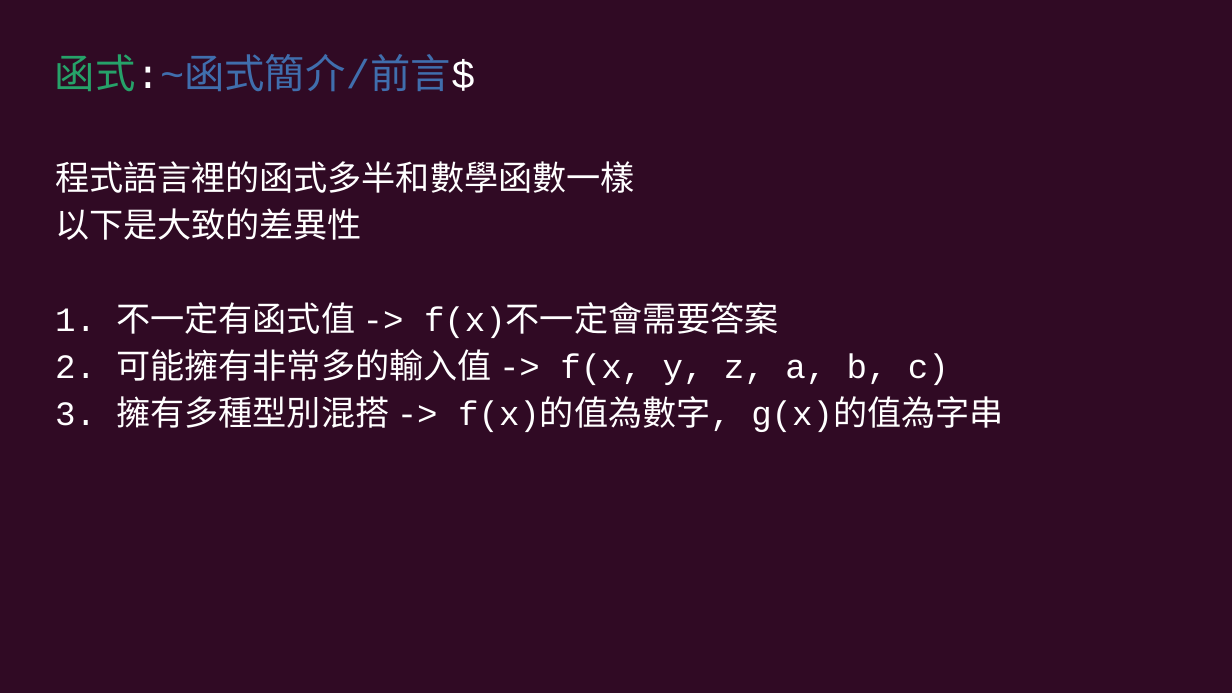
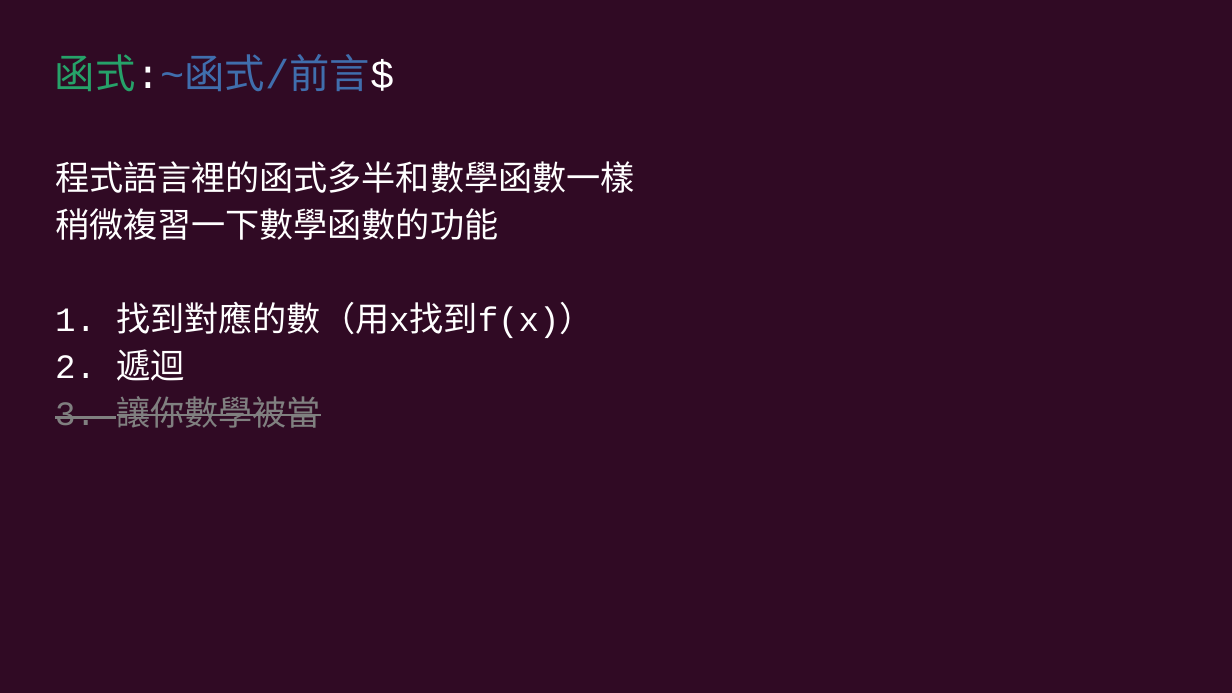
Before and after one commit to cyic-26th/presentations, a slide deck: slide 3 of 12.function/第十二次社課簡報.odp. Drawn at 1232x693 pixels with LibreOffice and Linux fonts; fonts in the diff are those of the drawing. Boxes give left, top, right and bottom in pixels: in the first picture for what was removed or moved away, otherwise in the second. Text is boxed around its words. In the diff, an @@ line names an element or a change of style, - is before the commit and + after.

```diff
--- a/12.function/第十二次社課簡報.odp
+++ b/12.function/第十二次社課簡報.odp
@@ text at (x1=55, y1=54, x2=394, y2=91): text changed @@
-函式:~函式簡介/前言$
+函式:~函式/前言$
@@ text at (x1=55, y1=208, x2=594, y2=428): text changed @@
-以下是大致的差異性
-1. 不一定有函式值 -> f(x)不一定會需要答案
-2. 可能擁有非常多的輸入值 -> f(x, y, z, a, b, c)
-3. 擁有多種型別混搭 -> f(x)的值為數字, g(x)的值為字串
+稍微複習一下數學函數的功能
+1. 找到對應的數（用x找到f(x)）
+2. 遞迴
+3. 讓你數學被當
```
Also in this commit, not shown: 2 other slides changed, 12 slides added, 3 slides removed, 2 other files.
